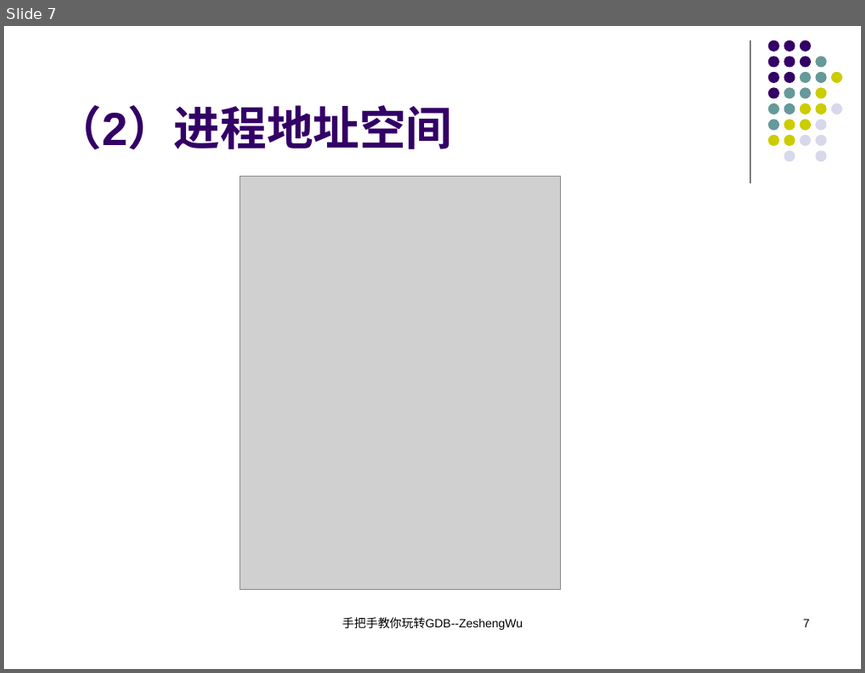
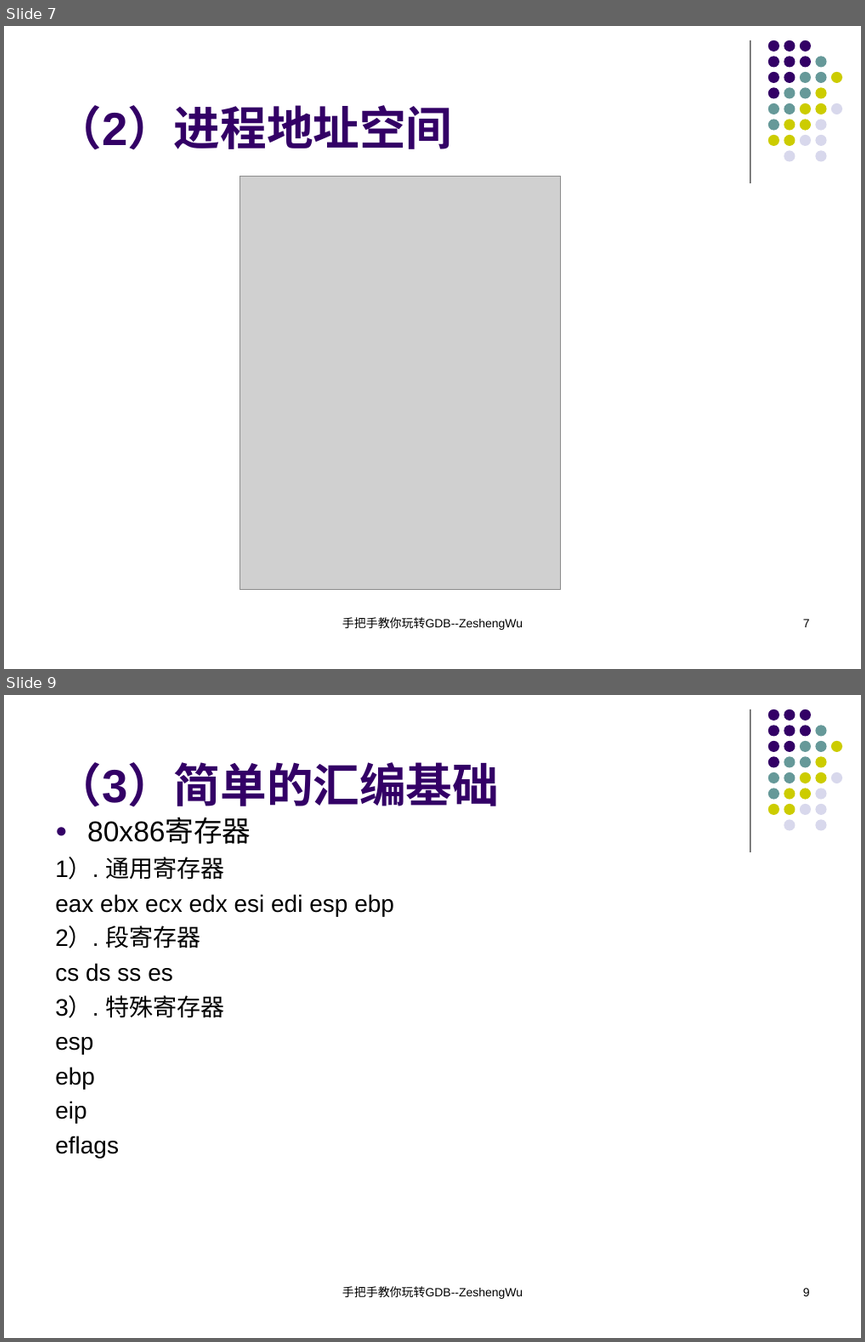
Before and after one commit to KublaikhanGeek/reactor, a slide deck: docs/手把手教你玩转GDB/手把手教你玩转GDB.ppt. Shown one above the other, each under a label of ours: slide 7 before the commit, slides 7 and 9 after it; the slides between them are not shown. The pictures are 865x673 and 865x1342 pixels, drawn with LibreOffice and Linux fonts; fonts in the diff are those of the drawing; grey boxes stand for pictures. Boxes give left, top, right and bottom in pixels: in the first picture for what was removed or moved away, otherwise in the second. Text is boxed around its words. In the diff, an @@ line names an element or a change of style, - is before the commit and + after.

```diff
--- a/docs/手把手教你玩转GDB/手把手教你玩转GDB.ppt
+++ b/docs/手把手教你玩转GDB/手把手教你玩转GDB.ppt
@@ slide 9 added at <box>4,695,861,1338</box>, background #FFFFFF; not listed: 32 template elements that a slide beside it also shows @@
@@ title added at <box>55,762,499,807</box>, 39 pt, text #330066, bold @@
+（3）简单的汇编基础
@@ text added at <box>55,819,394,1157</box>, 20 pt, text #000000 @@
+● 80x86寄存器
+1）. 通用寄存器
+eax ebx ecx edx esi edi esp ebp
+2）. 段寄存器
+cs ds ss es
+3）. 特殊寄存器
+esp
+ebp
+eip
+eflags
@@ text added at <box>342,1286,522,1299</box>, 10 pt, text #000000 @@
+手把手教你玩转GDB--ZeshengWu
@@ page number added at <box>803,1287,810,1296</box>, 10 pt, text #000000 @@
+9
```
Also in this commit, not shown: 5 slides changed, 23 other slides added, 1 other file.
